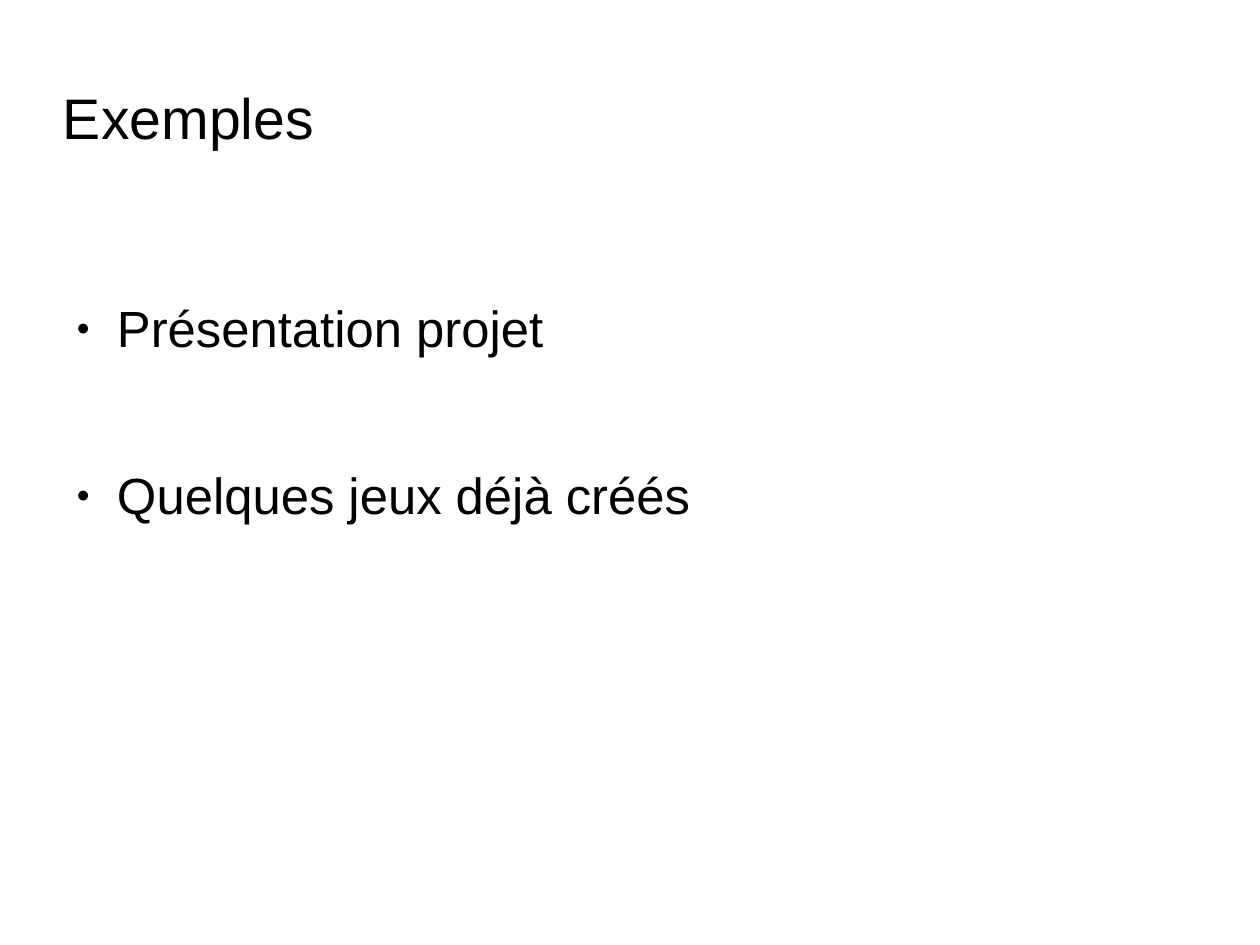
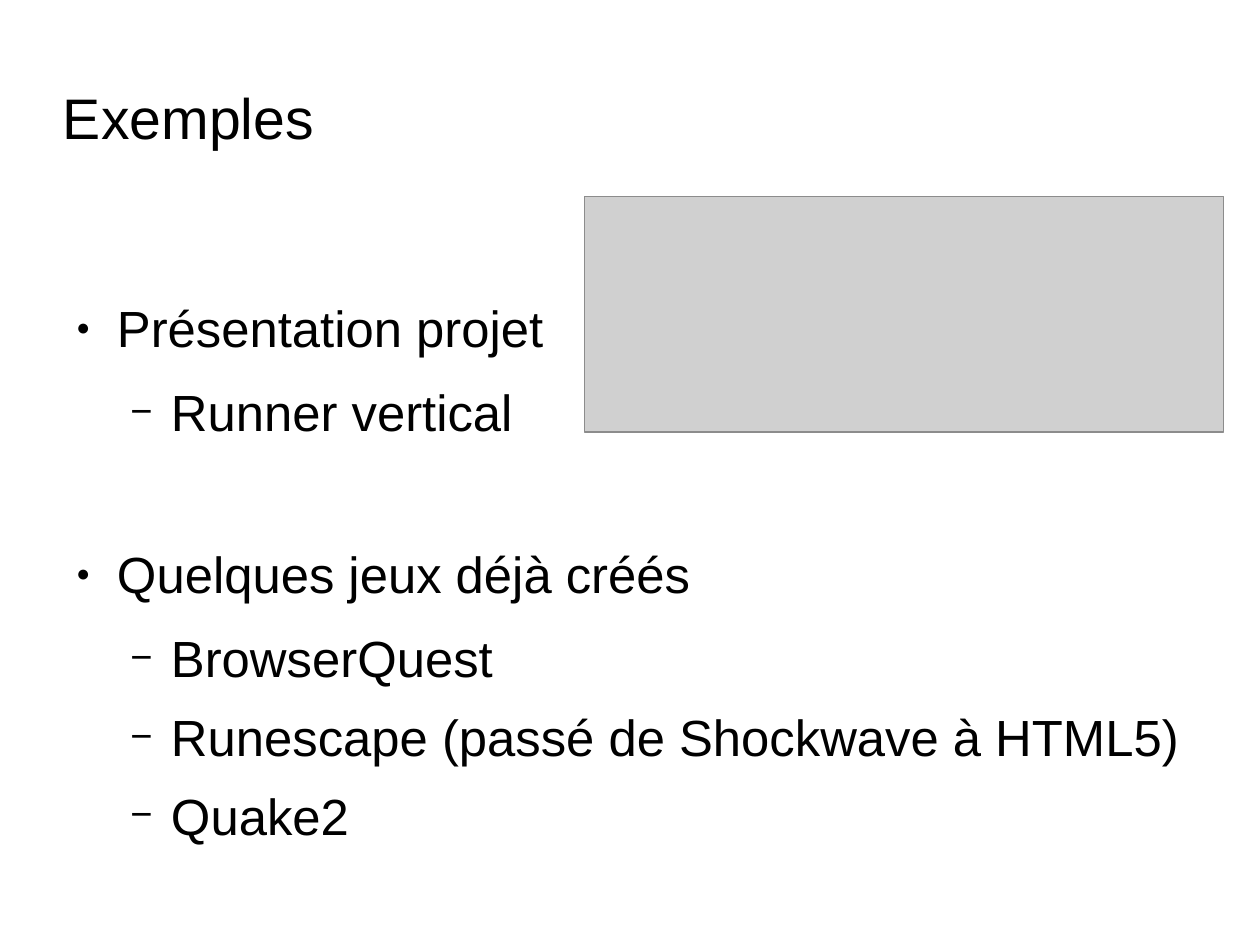
Before and after one commit to Irkam/HowToMultiplayerLulz5, a slide deck: slide 8 of presentation_diapo/presentation-jeu-multijoueur.odp. Drawn at 1260x945 pixels with LibreOffice and Linux fonts; fonts in the diff are those of the drawing; grey boxes stand for pictures; background and template pictures are left out. Boxes give left, top, right and bottom in pixels: in the first picture for what was removed or moved away, otherwise in the second. Text is boxed around its words. In the diff, an @@ line names an element or a change of style, - is before the commit and + after.

Commit message:
presentation

```diff
--- a/presentation_diapo/presentation-jeu-multijoueur.odp
+++ b/presentation_diapo/presentation-jeu-multijoueur.odp
@@ picture added at box(585, 197, 1225, 432) @@
@@ text at box(171, 394, 513, 432): paragraph added @@
+  − Runner vertical
@@ text at box(171, 641, 1178, 845): paragraphs added @@
+  − BrowserQuest
+  − Runescape (passé de Shockwave à HTML5)
+  − Quake2
```
Also in this commit, not shown: 1 other slide changed, 1 other file.
